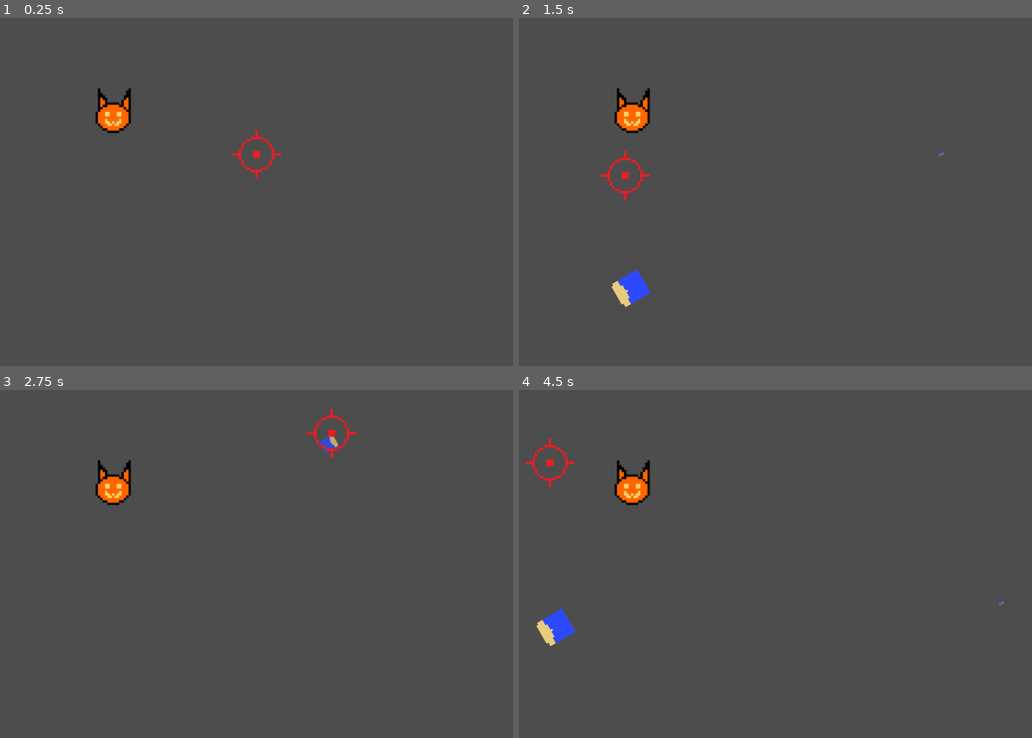
Above: before the commit, frames 1-4 (two rows, left to right).
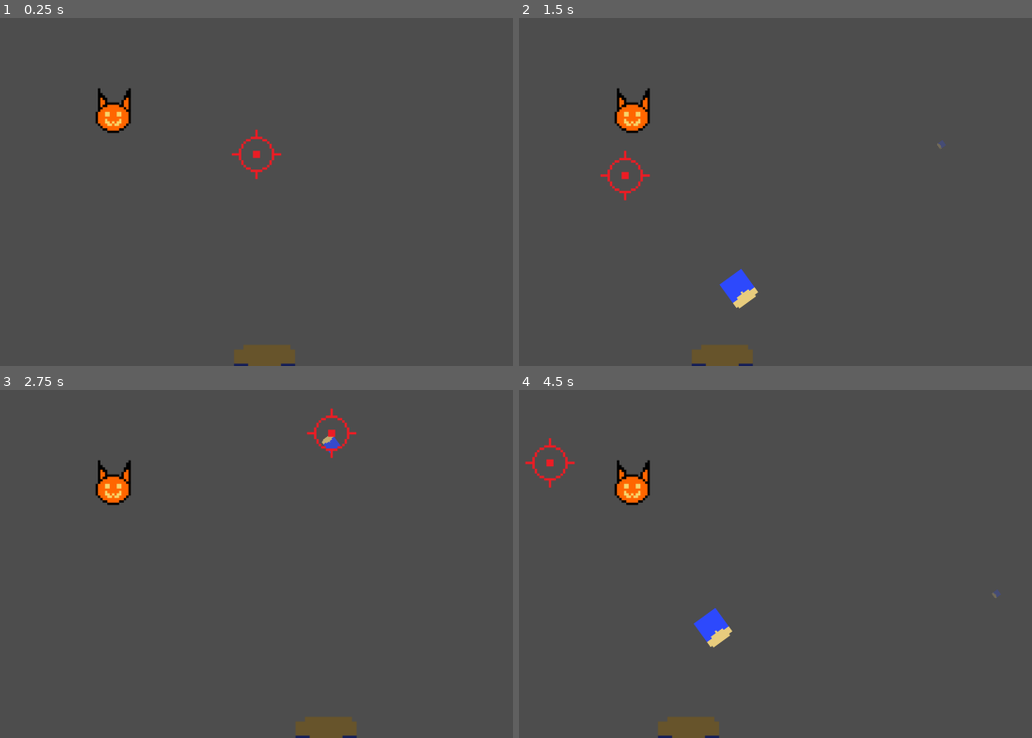
Above: after the commit, the same moments.

Repository: asterbot/uwgdc-game-jam-2025
Game: Godot game, scene res://scenes/main.tscn
Two runs of this game, one before a commit and one after it. Both use one fixed random seed, a clock stepped at 60 frames per second and the inputs below.
Inputs (mouse positions are in pixels of both pictures, inside the frame that each line leads up to):
- Up to frame 1 (0.25 s): no input
- Up to frame 2 (1.5 s): tap Enter at 0.5 s; move the mouse to (939, 132) at 0.52 s; click (939, 132) at 0.6 s; move the mouse to (626, 174) at 1.27 s; click (626, 174) at 1.35 s
- Up to frame 3 (2.75 s): move the mouse to (333, 431) at 2.02 s; click (333, 431) at 2.1 s
- Up to frame 4 (4.5 s): move the mouse to (739, 612) at 2.77 s; click (739, 612) at 2.85 s; move the mouse to (1001, 588) at 3.52 s; click (1001, 588) at 3.6 s; move the mouse to (549, 463) at 4.27 s; click (549, 463) at 4.35 s

The runs differ from the first frame. In frame 1, 0.7% of the frame differs, in the area x 45-58%, y 94-100%; in frame 2, 1.7%, in the area x 17-84%, y 35-100%; in frame 3, 0.7%; in frame 4, 1.7%.

Commit message:
some abstraction + cannon looks cool

Diff:
--- a/globals/globals.gd
+++ b/globals/globals.gd
@@ -1,4 +1 @@
 extends Node
-
-var SCREEN_WIDTH = 1600
-var SCREEN_HEIGHT = 900
--- a/project.godot
+++ b/project.godot
@@ -24,6 +24,14 @@
 window/size/viewport_width=1600
 window/size/viewport_height=900
 
+[input]
+
+shoot={
+"deadzone": 0.5,
+"events": [Object(InputEventMouseButton,"resource_local_to_scene":false,"resource_name":"","device":-1,"window_id":0,"alt_pressed":false,"shift_pressed":false,"ctrl_pressed":false,"meta_pressed":false,"button_mask":0,"position":Vector2(0, 0),"global_position":Vector2(0, 0),"factor":1.0,"button_index":1,"canceled":false,"pressed":false,"double_click":false,"script":null)
+]
+}
+
 [layer_names]
 
 2d_physics/layer_1="Projectile"
--- a/scenes/main.gd
+++ b/scenes/main.gd
@@ -1,37 +1,10 @@
 extends Node2D
 
-@onready var projectile_scene = preload("res://scenes/projectile/projectile.tscn")
+@onready var projectiles_node = %Projectiles
+@onready var player_node = %Player
 
-var can_shoot: bool = true
+func _ready() -> void:
+	player_node.projectiles_node = projectiles_node
 
-# Called when the node enters the scene tree for the first time.
-func _ready() -> void:
-
-	pass # Replace with function body.
-
-
-# Called every frame. 'delta' is the elapsed time since the previous frame.
 func _process(delta: float) -> void:
-	$Cursor.position = get_viewport().get_mouse_position()
-
-
-func _input(event):
-	# Mouse in viewport coordinates.
-	if event is InputEventMouseButton:
-		#print("Mouse Click/Unclick at: ", event.position)
-		if can_shoot:
-			var new_projectile = projectile_scene.instantiate()
-			new_projectile.mouse_position = event.position
-			$Projectiles.add_child(new_projectile)
-			can_shoot=false
-			$CoolDownTimer.start()
-	#elif event is InputEventMouseMotion:
-		#print("Mouse Motion at: ", event.position)
-
-	# Print the size of the viewport.
-	# print("Viewport Resolution is: ", get_viewport().get_visible_rect().size)
-
-
-func _on_cool_down_timer_timeout() -> void:
-	can_shoot=true
-	pass # Replace with function body.
+	pass
--- a/scenes/main.tscn
+++ b/scenes/main.tscn
@@ -1,11 +1,14 @@
 [gd_scene load_steps=4 format=3 uid="uid://dnrkqfb11gtlu"]
 
 [ext_resource type="Script" path="res://scenes/main.gd" id="1_e7st0"]
-[ext_resource type="Texture2D" uid="uid://wkgntkopfb3d" path="res://assets/aim.png" id="2_tvuhw"]
+[ext_resource type="PackedScene" uid="uid://2mf33gict135" path="res://scenes/player/player.tscn" id="2_nij8n"]
 [ext_resource type="PackedScene" uid="uid://gtiygoqo12t1" path="res://scenes/cat_enemies/test_cat/test_cat.tscn" id="3_jy5we"]
 
 [node name="Main" type="Node2D"]
 script = ExtResource("1_e7st0")
+
+[node name="Player" parent="." instance=ExtResource("2_nij8n")]
+unique_name_in_owner = true
 
 [node name="Enemies" type="Node2D" parent="."]
 
@@ -15,12 +18,4 @@
 collision_mask = 1
 
 [node name="Projectiles" type="Node2D" parent="."]
-
-[node name="CoolDownTimer" type="Timer" parent="."]
-wait_time = 0.2
-one_shot = true
-
-[node name="Cursor" type="Sprite2D" parent="."]
-texture = ExtResource("2_tvuhw")
-
-[connection signal="timeout" from="CoolDownTimer" to="." method="_on_cool_down_timer_timeout"]
+unique_name_in_owner = true
--- /dev/null
+++ b/scenes/player/player.gd
@@ -0,0 +1,43 @@
+extends Node2D
+
+@onready var projectile_scene = preload("res://scenes/projectile/projectile.tscn")
+
+var can_shoot: bool = true
+
+# we assign this in the main function
+var projectiles_node
+
+func _ready() -> void:
+	pass
+
+func _process(delta: float) -> void:
+	var mouse_pos: Vector2 = get_local_mouse_position()
+	var cannon_pos: Vector2 = $Cannon.position
+
+	var viewport_size: Vector2 = get_viewport().get_visible_rect().size
+	# positions will be bounded within the screen
+	$Cursor.position = Vector2(
+		clamp(mouse_pos.x, 0, viewport_size.x),
+		clamp(mouse_pos.y, 0, viewport_size.y)
+	)
+	# cannon follows the cursor, always at bottom of screen
+	$Cannon.position = Vector2(
+		# x-coord uses frame-agnositc lerp smoothing, source: https://youtu.be/LSNQuFEDOyQ?t=2921
+		mouse_pos.x + (cannon_pos.x - mouse_pos.x)*exp(-5*delta),
+		viewport_size.y
+	)
+
+
+func _input(event: InputEvent):
+	if event is InputEventMouseButton and Input.is_action_just_pressed("shoot"):
+		if can_shoot:
+			var new_projectile = projectile_scene.instantiate()
+			new_projectile.start_pos = $Cannon.position
+			new_projectile.mouse_pos = event.position
+			projectiles_node.add_child(new_projectile)
+			can_shoot = false
+			$CooldownTimer.start()
+
+
+func _on_cooldown_timer_timeout() -> void:
+	can_shoot=true
--- /dev/null
+++ b/scenes/player/player.tscn
@@ -0,0 +1,24 @@
+[gd_scene load_steps=4 format=3 uid="uid://2mf33gict135"]
+
+[ext_resource type="Script" path="res://scenes/player/player.gd" id="1_44hls"]
+[ext_resource type="Texture2D" uid="uid://cr47iuwu2i0s6" path="res://assets/crosshair.png" id="2_qq13q"]
+[ext_resource type="Texture2D" uid="uid://ccmptxm1chwvw" path="res://assets/deodorant.png" id="3_n7hab"]
+
+[node name="Player" type="Node2D"]
+z_index = 1
+script = ExtResource("1_44hls")
+
+[node name="Cursor" type="Sprite2D" parent="."]
+texture = ExtResource("2_qq13q")
+
+[node name="Cannon" type="Sprite2D" parent="."]
+modulate = Color(0.444981, 0.411038, 0.347829, 1)
+position = Vector2(860, 843)
+scale = Vector2(2, 2)
+texture = ExtResource("3_n7hab")
+
+[node name="CooldownTimer" type="Timer" parent="."]
+wait_time = 0.2
+one_shot = true
+
+[connection signal="timeout" from="CooldownTimer" to="." method="_on_cooldown_timer_timeout"]
--- a/scenes/projectile/projectile.gd
+++ b/scenes/projectile/projectile.gd
@@ -1,31 +1,54 @@
 extends CharacterBody2D
 
-var mouse_position: Vector2 # to be written in main
-var displacement: float
-@onready var T = $PhysicsTimer.wait_time	# time to reach target
+var start_pos: Vector2 # cannon location, to be written in main
+var mouse_pos: Vector2 # the target point, to be written in main
+@onready var time = $ReachTargetTimer.wait_time	 # time to reach target
 
-var v : float = 0	# final velocity at target
-var a : float			# acceleration to reach target
-var u : float			# initial velocity to reach target
+
+var d_x: float
+var vf_x: float = 50
+var a_x: float
+var vi_x: float
+
+
+var d_y: float
+var vf_y : float = -50	# final velocity at target
+var a_y : float			# acceleration to reach target
+var vi_y : float			# initial velocity to reach target
 ## NOTE: u,a calculated from v, T and displacement in _ready()
 
-# s = ut + (1/2)at^2
-# v = u + at
-# v^2 = u^2 + 2as
-# s = (v+u)*t/2
+# d = vi*t + (1/2)*a*t^2
+# vf = vi + a*t
+# vf^2 = vi^2 + 2*a*d
+# d = (vi+vf)*t/2
 
 func _ready() -> void:
-	position = Vector2(mouse_position.x, Globals.SCREEN_HEIGHT)
-	displacement = -1 * abs(position.y - mouse_position.y)
-	u = 2*displacement/(T) - v
-	a = (v-u)/T
-	velocity.y = u
-	$PhysicsTimer.start()
+	var viewport_size: Vector2 = get_viewport().get_visible_rect().size
+	position = Vector2(start_pos.x, viewport_size.y) # we shoot the projectile from here
+
+
+	d_x = mouse_pos.x - position.x
+	if (d_x < 0): vf_x *= -1
+	if (abs(d_x/time) < abs(vf_x)): vf_x = d_x/time # if constant speed is slower, take that instead
+	vi_x = 2*d_x/time - vf_x # calculate initial velocity
+	velocity.x = vi_x
+	a_x = (vf_x-vi_x)/time # acceleration
+
+
+
+	d_y = -1 * abs(position.y - mouse_pos.y) # remember to negate
+	vi_y = 2*d_y/time - vf_y # calculate initial velocity
+	velocity.y = vi_y
+	a_y = (vf_y-vi_y)/time # acceleration
+	$ReachTargetTimer.start()
 
 func _process(delta: float) -> void:
-	velocity.y += a*delta
+	velocity.x += a_x*delta
+	velocity.y += a_y*delta
 	move_and_slide()
 
 
 func _on_physics_timer_timeout() -> void:
-	a/=4 # decrease "perceived" acceleration
+	# decrease "perceived" acceleration
+	a_x /= 4
+	a_y /= 4
--- a/scenes/projectile/projectile.tscn
+++ b/scenes/projectile/projectile.tscn
@@ -1,6 +1,6 @@
 [gd_scene load_steps=8 format=3 uid="uid://d4l6e2xeutopg"]
 
-[ext_resource type="Texture2D" uid="uid://c8f2uwydyh7ni" path="res://assets/projectile.png" id="1_gs5qr"]
+[ext_resource type="Texture2D" uid="uid://ccmptxm1chwvw" path="res://assets/deodorant.png" id="1_gs5qr"]
 [ext_resource type="Script" path="res://scenes/projectile/projectile.gd" id="1_we240"]
 
 [sub_resource type="Animation" id="Animation_oim5b"]
@@ -93,7 +93,7 @@
 "times": PackedFloat32Array(0, 1),
 "transitions": PackedFloat32Array(1, 1),
 "update": 0,
-"values": [0.0, 31.4159]
+"values": [0.0, 18.8496]
 }
 
 [sub_resource type="AnimationLibrary" id="AnimationLibrary_5vrpj"]
@@ -133,8 +133,8 @@
 position = Vector2(-0.5, 15)
 shape = SubResource("RectangleShape2D_6rykx")
 
-[node name="PhysicsTimer" type="Timer" parent="."]
+[node name="ReachTargetTimer" type="Timer" parent="."]
 wait_time = 0.6
 one_shot = true
 
-[connection signal="timeout" from="PhysicsTimer" to="." method="_on_physics_timer_timeout"]
+[connection signal="timeout" from="ReachTargetTimer" to="." method="_on_physics_timer_timeout"]
Renamed: assets/aim.png -> assets/crosshair.png
Renamed: assets/projectile.png -> assets/deodorant.png
